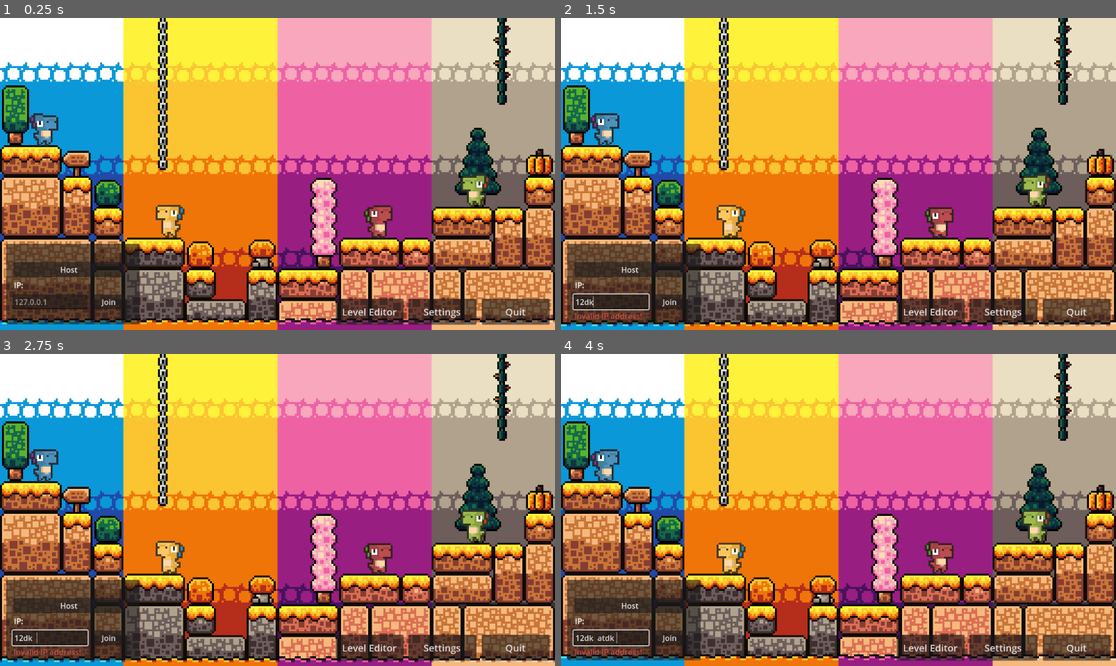
Above: before the commit, frames 1-4 (two rows, left to right).
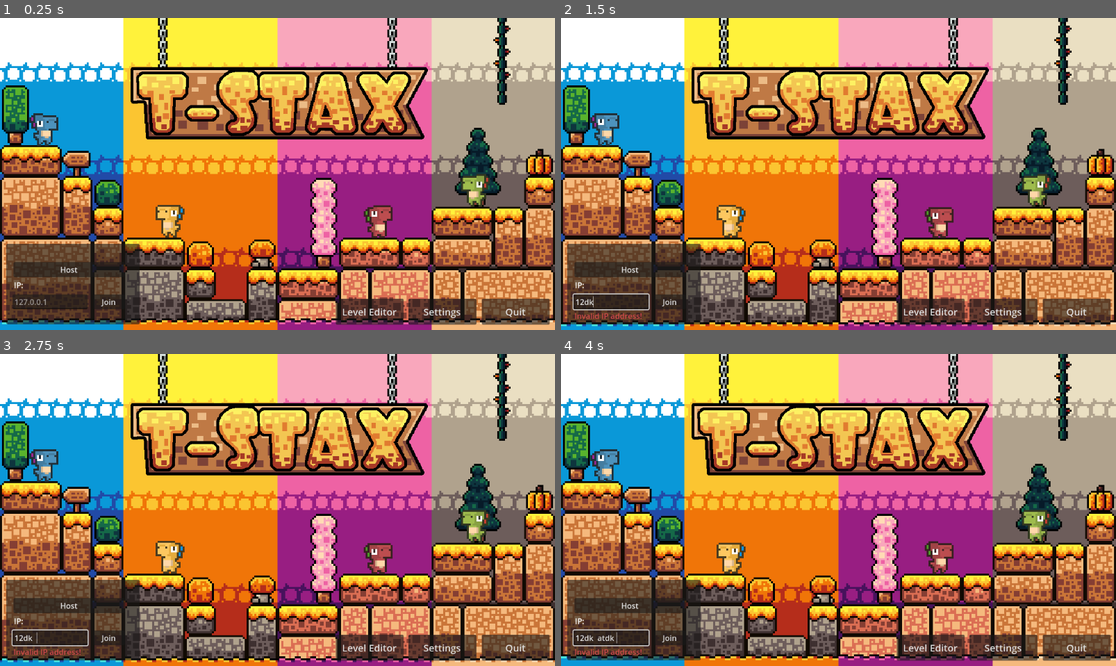
Above: after the commit, the same moments.

Repository: rickvl05/uva-pswe-D
Game: Godot game, scene res://scenes/menus/main_menu.tscn
Same seed, same stepped clock (60 frames per second), same inputs: the game is played once before the commit and once after it. Sound files missing from this copy of the repository are replaced by a short silence.
Inputs (mouse positions are in pixels of both pictures, inside the frame that each line leads up to):
- Up to frame 1 (0.25 s): no input
- Up to frame 2 (1.5 s): click (610, 301) at 0.52 s; type "12" at 0.6 s; tap Enter (open_chat) at 1.25 s; hold D (move_right) from 1.28 s (still down); tap K (grab) at 1.35 s
- Up to frame 3 (2.75 s): keep holding D (move_right); tap Space (jump) at 1.52, 2.27 s; tap Enter (open_chat) at 2.1 s
- Up to frame 4 (4 s): release D (move_right) at 2.78 s; hold A (move_left) 2.78-3.53 s; hold T 2.78-3.53 s; hold D (move_right) from 3.53 s (still down); tap K (grab) at 3.6 s; tap Space (jump) at 3.77 s

The runs differ from the first frame. In frame 1, 12% of the frame differs, in the area x 23-78%, y 0-49%; in frame 2, 12%; in frame 3, 12%; in frame 4, 12%.

Commit message:
Added logo to main menu

Diff:
--- a/PuzzlePlatformer/scenes/menus/main_menu.tscn
+++ b/PuzzlePlatformer/scenes/menus/main_menu.tscn
@@ -1,9 +1,10 @@
-[gd_scene load_steps=5 format=3 uid="uid://jhdlqsokif5o"]
+[gd_scene load_steps=6 format=3 uid="uid://jhdlqsokif5o"]
 
 [ext_resource type="PackedScene" uid="uid://ceacn7h7527m5" path="res://scenes/basic_tile_map.tscn" id="1_6moss"]
 [ext_resource type="Script" path="res://scripts/menus/main_menu.gd" id="1_fgqfc"]
 [ext_resource type="SpriteFrames" uid="uid://d3l3uhrxxqbbe" path="res://assets/sprites/player_sprite_frames.tres" id="2_37mum"]
 [ext_resource type="Script" path="res://scripts/menus/main_menu_cam.gd" id="2_s1d2r"]
+[ext_resource type="Texture2D" uid="uid://dcdyklxta3qss" path="res://assets/sprites/logo.png" id="2_xkmin"]
 
 [node name="MainMenu" type="Node2D"]
 
@@ -11,8 +12,13 @@
 position = Vector2(0, 648)
 scale = Vector2(4, 4)
 layer_0/tile_data = PackedInt32Array(-720896, 3, 0, -655360, 3, 0, -720895, 3, 0, -655359, 3, 0, -720894, 3, 0, -655358 …(9658 unchanged characters)…
-layer_1/tile_data = PackedInt32Array(-196608, 196608, 2, -13 …(2161 unchanged characters)… 3, -1703920, 917509, 3, -393214, 5, 6, -393211, 458757, 6, -589819, 327685, 6, -524283, 327685, 7, -458747, 327685, 8, -786427, 327685, 6, -720891, 327685, 7, -655355, 327685, 8, -983035, 327685, 6, -917499, 327685, 7, -851963, 327685, 8, -1179643, 327685, 6, -1114107, 327685, 7, -1048571, 327685, 8, -1376251, 327685, 6, -1310715, 327685, 7, -1245179, 327685, 8, -1572859, 327685, 6, -1507323, 327685, 7, -1441787, 327685, 8, -1769467, 327685, 6, -1703931, 327685, 7, -1638395, 327685, 8, -589808, 917509, 5, -524272, 1048581, 3)
+layer_1/tile_data = PackedInt32Array(-196608, 196608, 2, -13 …(2161 unchanged characters)… 3, -1703920, 917509, 3, -393214, 5, 6, -589819, 327685, 8, -786427, 327685, 8, -720891, 327685, 6, -655355, 327685, 7, -983035, 327685, 8, -917499, 327685, 6, -851963, 327685, 7, -1179643, 327685, 8, -1114107, 327685, 6, -1048571, 327685, 7, -1376251, 327685, 8, -1310715, 327685, 6, -1245179, 327685, 7, -1572859, 327685, 8, -1507323, 327685, 6, -1441787, 327685, 7, -1703931, 327685, 6, -1638395, 327685, 7, -589808, 917509, 5, -524272, 1048581, 3, -589812, 393221, 8, -655348, 393221, 7, -720884, 393221, 6, -786420, 393221, 8, -851956, 393221, 7, -917492, 393221, 6, -1310708, 393221, 6, -1245172, 393221, 7, -1179636, 393221, 8, -1114100, 393221, 6, -1048564, 393221, 7, -983028, 393221, 8, -1703924, 393221, 6, -1638388, 393221, 7, -1572852, 393221, 8, -1507316, 393221, 6, -1441780, 393221, 7, -1376244, 393221, 8)
 layer_2/tile_data = PackedInt32Array(-65536, 2, 0, -65535, 2, 0, -65534, 2, 0, -65533, 2, 0, -65532, 2, 2, -65531, 2, 2 …(6816 unchanged characters)…
+
+[node name="Logo" type="Sprite2D" parent="TileMap"]
+position = Vector2(144, -120.5)
+scale = Vector2(0.147188, 0.147188)
+texture = ExtResource("2_xkmin")
 
 [node name="Dino2" type="Node2D" parent="TileMap"]
 position = Vector2(74.5, 64.25)
Binary file added: PuzzlePlatformer/assets/sprites/logo.png
Not shown, changed: PuzzlePlatformer/scenes/levels/level_2.tscn
